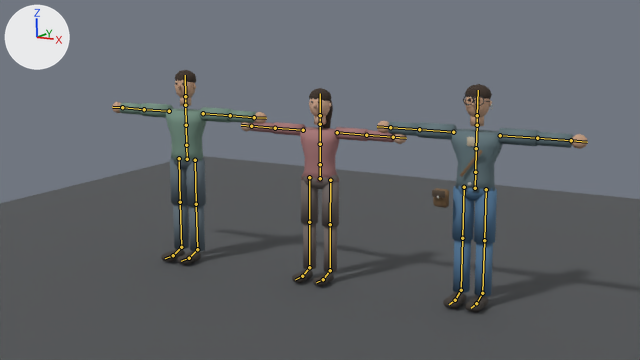
A saved change to the Blender file ArtSource/Characters/PrototypeHumanoids.blend.
Rendered twice from the file's camera 'Preview_Camera'. Arrows for +X, +Y and +Z are at upper left; the lights stay in place. The first picture is the older version. The bones that bend it are drawn over the model as lines.

Names of what the first picture shows: 'Preview_Ground', 'PrototypeFemale_Body', 'PrototypeMale_Body', 'PrototypePlayer_Body'.
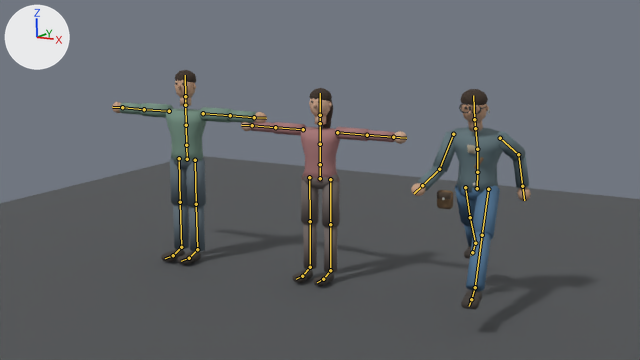
The newer file adds an action. The first version stands in its rest pose; the second is drawn at frame 24 of the action 'Idle'.

Where the change shows, as pixel boxes [x1, y1, x2, y2] in the pictures (640 x 360 px):
'PrototypePlayer_Body', posed (43% narrower): before [377, 84, 588, 312]; after [411, 89, 531, 310]
bone 'Hips', root to tip: before (475, 188) to (475, 172); after (477, 188) to (477, 172)
bone 'Spine', root to tip: before (475, 172) to (476, 148); after (477, 172) to (477, 149)
bone 'Chest', root to tip: before (476, 148) to (477, 125); after (477, 149) to (475, 128)
bone 'Head', root to tip: before (477, 115) to (478, 90); after (474, 119) to (473, 95)
bone 'LeftUpperArm', root to tip: before (500, 135) to (537, 138); after (500, 138) to (518, 154)
bone 'LeftLowerArm', root to tip: before (537, 138) to (571, 140); after (518, 154) to (522, 186)
bone 'RightUpperArm', root to tip: before (453, 132) to (419, 129); after (453, 134) to (439, 169)
bone 'RightLowerArm', root to tip: before (419, 129) to (390, 127); after (439, 169) to (422, 185)
bone 'LeftUpperLeg', root to tip: before (486, 189) to (484, 240); after (488, 189) to (482, 235)
bone 'LeftLowerLeg', root to tip: before (484, 240) to (482, 293); after (482, 235) to (475, 287)
bone 'LeftFoot', root to tip: before (482, 293) to (476, 303); after (475, 287) to (471, 299)
bone 'LeftToes', root to tip: before (476, 303) to (471, 308); after (471, 299) to (469, 306)
bone 'RightUpperLeg', root to tip: before (464, 187) to (462, 238); after (465, 187) to (470, 217)
bone 'RightLowerLeg', root to tip: before (462, 238) to (461, 290); after (470, 217) to (475, 243)
bone 'RightFoot', root to tip: before (461, 290) to (455, 300); after (475, 243) to (472, 252)
bone 'RightToes', root to tip: before (455, 300) to (449, 304); after (472, 252) to (470, 255)

The edits, one by one:
Bone 'Hips' (bone_hips) moves from (0.0, 0.0, 0.0) to (0.018, 0.0, 0.0).
Bone 'Hips' (bone_hips) turns from (0, 0, 0) to (0, 11, 0) degrees about its own x, y and z.
Bone 'Spine' (bone_spine) turns from (0, 0, 0) to (6, -4, 0) degrees about its own x, y and z.
Bone 'Chest' (bone_chest) turns from (0, 0, 0) to (15, -7, 0) degrees about its own x, y and z.
Bone 'Head' (bone_head) turns from (0, 0, 0) to (-7, 2, 0) degrees about its own x, y and z.
Bone 'LeftUpperArm' (bone_leftupperarm) turns from (0, 0, 0) to (-75, 36, 0) degrees about its own x, y and z.
Bone 'LeftLowerArm' (bone_leftlowerarm) turns from (0, 0, 0) to (0, 0, -52) degrees about its own x, y and z.
Bone 'RightUpperArm' (bone_rightupperarm) turns from (0, 0, 0) to (-75, 36, 0) degrees about its own x, y and z.
Bone 'RightLowerArm' (bone_rightlowerarm) turns from (0, 0, 0) to (0, 0, 52) degrees about its own x, y and z.
Bone 'LeftUpperLeg' (bone_leftupperleg) turns from (0, 0, 0) to (-43, 0, 0) degrees about its own x, y and z.
Bone 'LeftLowerLeg' (bone_leftlowerleg) turns from (0, 0, 0) to (4, 0, 0) degrees about its own x, y and z.
Bone 'LeftFoot' (bone_leftfoot) turns from (0, 0, 0) to (40, 0, 0) degrees about its own x, y and z.
Bone 'LeftToes' (bone_lefttoes) turns from (0, 0, 0) to (-6, 0, 0) degrees about its own x, y and z.
Bone 'RightUpperLeg' (bone_rightupperleg) turns from (0, 0, 0) to (43, 0, 0) degrees about its own x, y and z.
Bone 'RightLowerLeg' (bone_rightlowerleg) turns from (0, 0, 0) to (4, 0, 0) degrees about its own x, y and z.
Bone 'RightFoot' (bone_rightfoot) turns from (0, 0, 0) to (-46, 0, 0) degrees about its own x, y and z.
Bone 'RightToes' (bone_righttoes) turns from (0, 0, 0) to (6, 0, 0) degrees about its own x, y and z.
